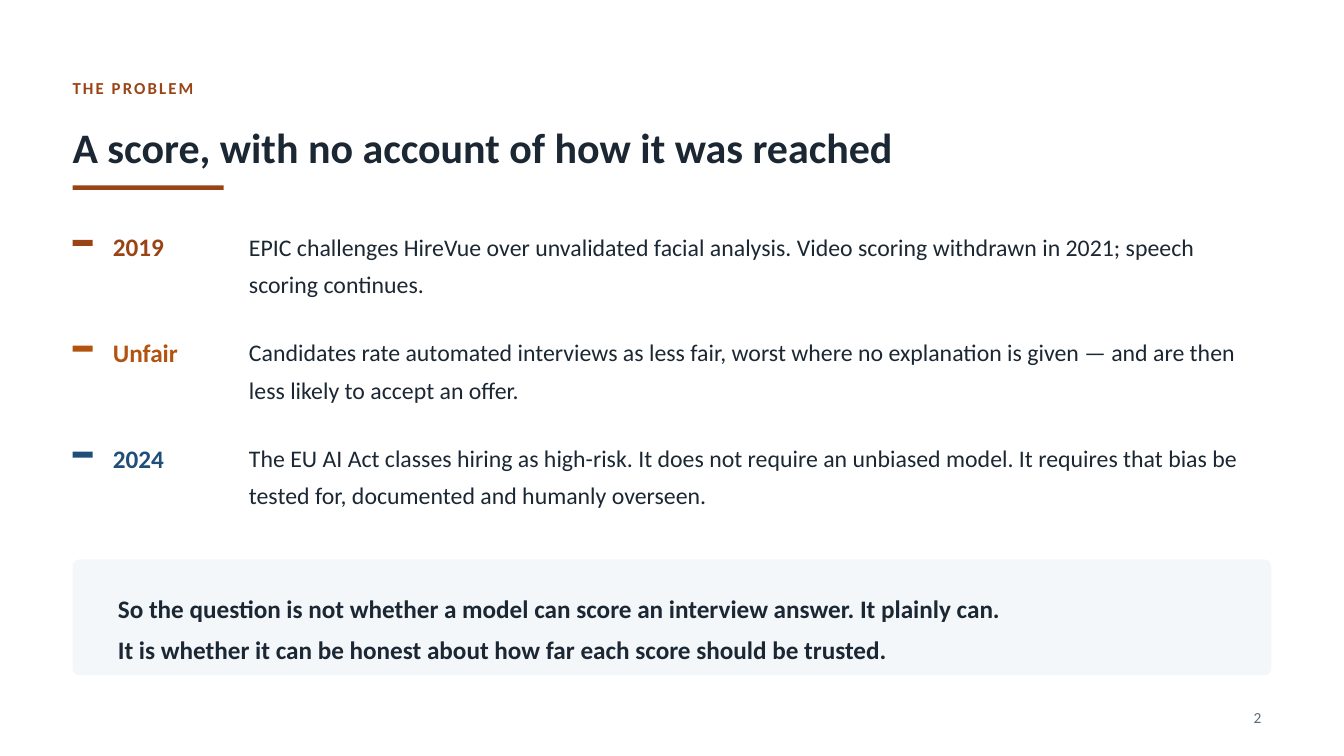
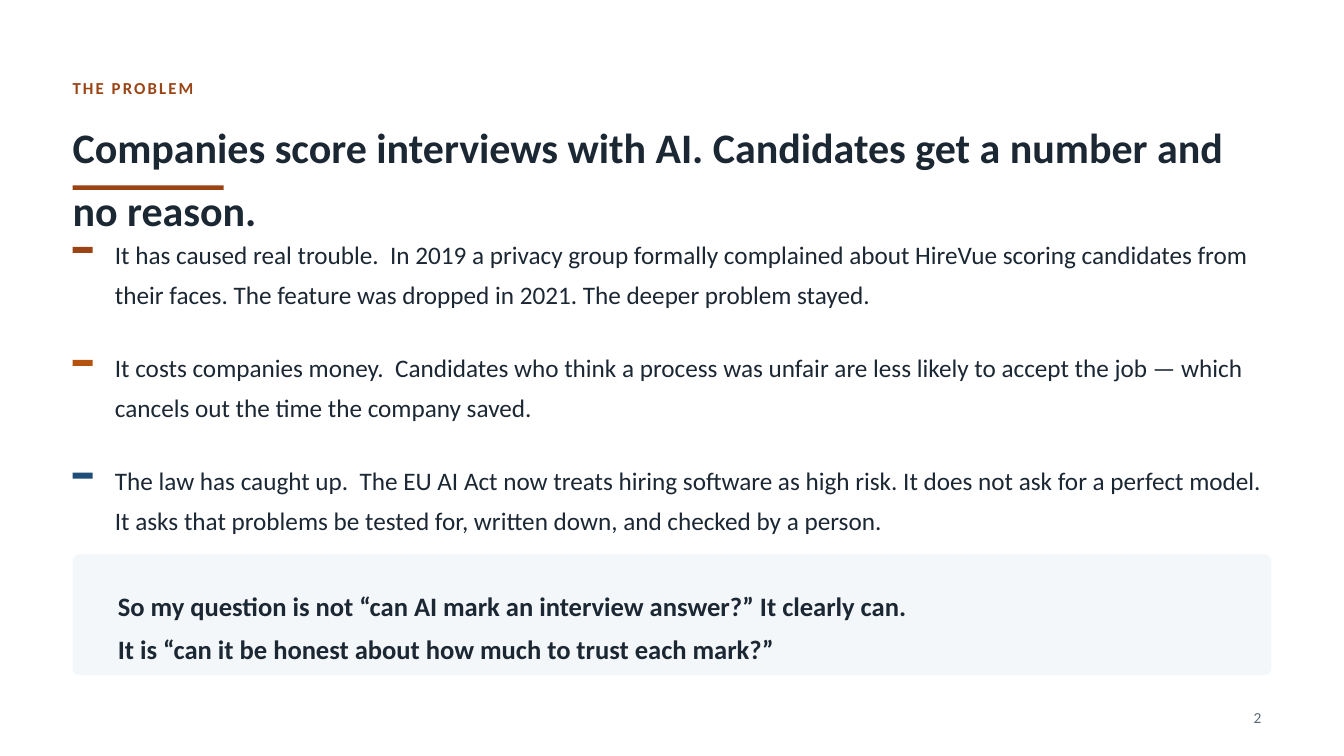
Before and after one commit to syedali254/interview_platform, a slide deck: slide 2 of submission/CMP7200_Viva_Presentation.pptx. Drawn at 1344x756 pixels with LibreOffice and Linux fonts; fonts in the diff are those of the drawing. Boxes give left, top, right and bottom in pixels: in the first picture for what was removed or moved away, otherwise in the second. Text is boxed around its words. In the diff, an @@ line names an element or a change of style, - is before the commit and + after.

```diff
--- a/submission/CMP7200_Viva_Presentation.pptx
+++ b/submission/CMP7200_Viva_Presentation.pptx
@@ text at box(73, 133, 1223, 227): text changed @@
-A score, with no account of how it was reached
+Companies score interviews with AI. Candidates get a number and no reason.
@@ text removed at box(113, 239, 164, 256) @@
-2019
@@ text removed at box(249, 239, 1194, 297) @@
-EPIC challenges HireVue over unvalidated facial analysis. Video scoring withdrawn in 2021; speech scoring continues.
@@ rectangle: place and size @@
-rectangle at box(73, 240, 93, 246)
+rectangle at box(73, 247, 93, 253)
@@ text added at box(115, 246, 1247, 308), 18 pt, text #1B2733 @@
+It has caused real trouble. In 2019 a privacy group formally complained about HireVue scoring candidates from their faces. The feature was dropped in 2021. The deeper problem stayed.
@@ text removed at box(113, 344, 178, 362) @@
-Unfair
@@ text added at box(115, 359, 1242, 421), 18 pt, text #1B2733 @@
+It costs companies money. Candidates who think a process was unfair are less likely to accept the job — which cancels out the time the company saved.
@@ text removed at box(249, 344, 1235, 403) @@
-Candidates rate automated interviews as less fair, worst where no explanation is given — and are then less likely to accept an offer.
@@ rectangle: place and size @@
-rectangle at box(73, 346, 93, 352)
+rectangle at box(73, 360, 93, 366)
@@ rectangle: place and size @@
-rectangle at box(73, 452, 93, 458)
+rectangle at box(73, 473, 93, 479)
@@ text removed at box(113, 451, 164, 468) @@
-2024
@@ text at box(115, 472, 1260, 534): text changed; size 17 to 18 pt @@
-The EU AI Act classes hiring as high-risk. It does not require an unbiased model. It requires that bias be tested for, documented and humanly overseen.
+The law has caught up. The EU AI Act now treats hiring software as high risk. It does not ask for a perfect model. It asks that problems be tested for, written down, and checked by a person.
@@ rounded rectangle: place and size @@
-rounded rectangle at box(73, 560, 1271, 676)
+rounded rectangle at box(73, 555, 1271, 676)
@@ text at box(118, 596, 906, 659): text changed; size 18 to 19 pt @@
-So the question is not whether a model can score an interview answer. It plainly can.
-It is whether it can be honest about how far each score should be trusted.
+So my question is not “can AI mark an interview answer?” It clearly can.
+It is “can it be honest about how much to trust each mark?”
```
Also in this commit, not shown: 4 other slides changed, 5 slides added, 5 slides removed, 2 other files.
